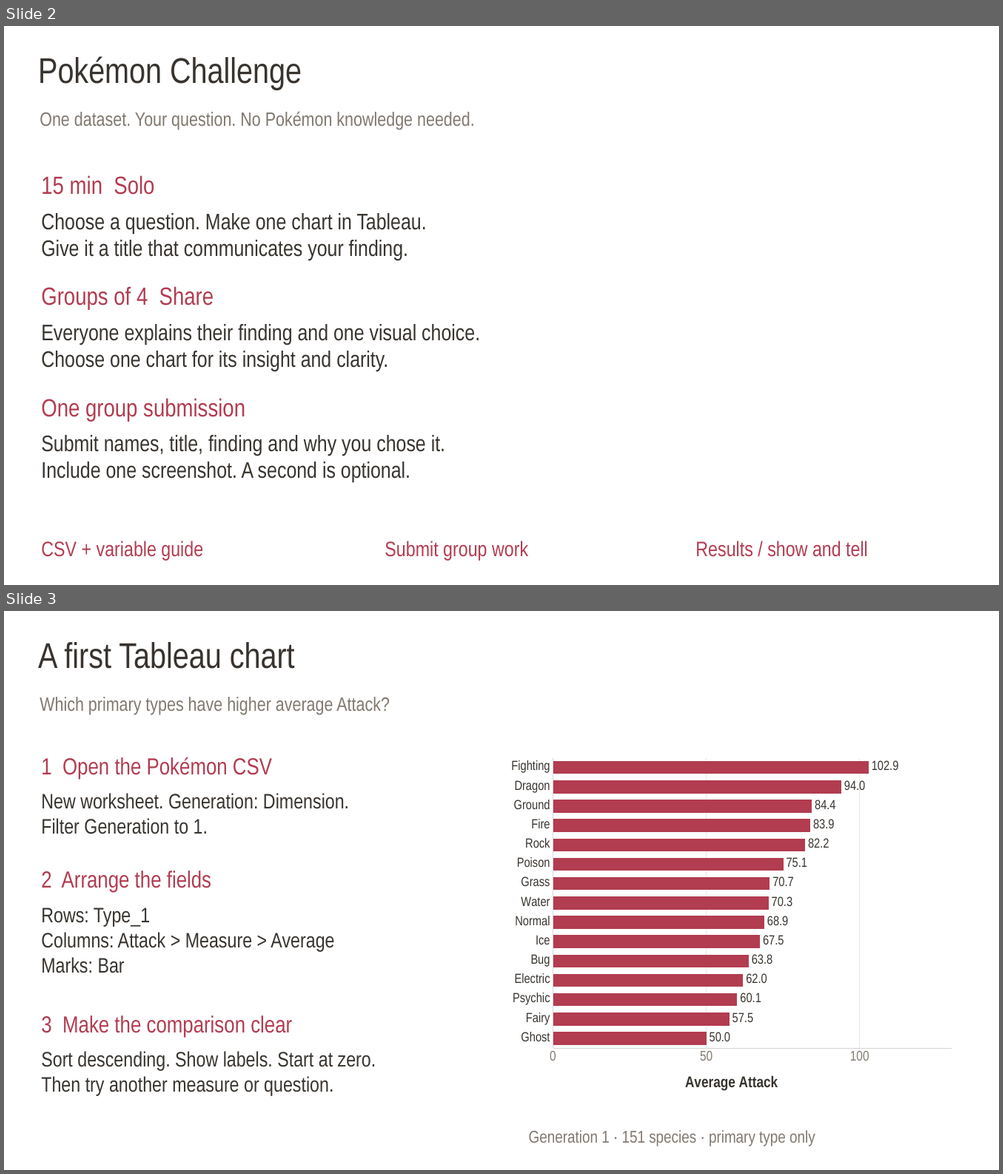
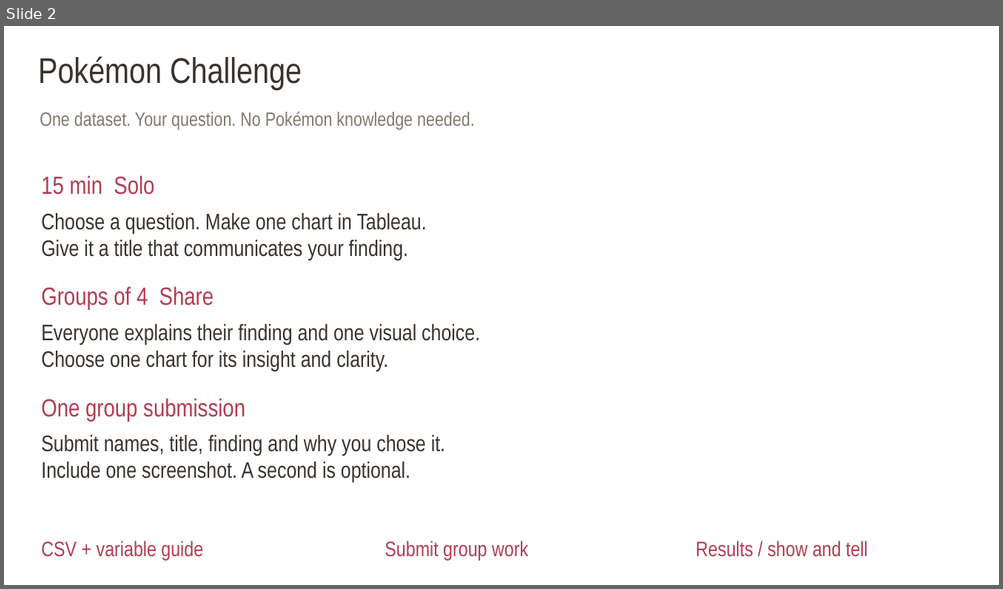
Before and after one commit to yohman/26-2-Dataviz, a slide deck: lectures/w04-pokemon-challenge.pptx. Shown one above the other, each under a label of ours: slides 2 and 3 before the commit, slide 2 after it. The pictures are 1003x1174 and 1003x589 pixels, drawn with LibreOffice and Linux fonts; fonts in the diff are those of the drawing. Boxes give left, top, right and bottom in pixels: in the first picture for what was removed or moved away, otherwise in the second. Text is boxed around its words. In the diff, an @@ line names an element or a change of style, - is before the commit and + after.

Commit message:
Use larger Pokemon artwork and teach image-labeled Tableau charts

```diff
--- a/lectures/w04-pokemon-challenge.pptx
+++ b/lectures/w04-pokemon-challenge.pptx
@@ slide 3 removed at <box>4,611,999,1170</box>, background #FFFFFF @@
@@ text removed at <box>38,642,295,669</box> @@
-A first Tableau chart
@@ text removed at <box>40,697,390,715</box> @@
-Which primary types have higher average Attack?
@@ text removed at <box>41,758,272,780</box> @@
-1 Open the Pokémon CSV
@@ bar chart removed at <box>503,752,962,1109</box> @@
-categories: Ghost, Fairy, Psychic, Electric, Bug, Ice, Normal, Water, Grass, Poison, Rock, Fire, Ground, Dragon, Fighting
-Series 1: 50, 57.5, 60.1, 62, 63.8, 67.5, 68.9, 70.3, 70.7, 75.1, 82.2, 83.9, 84.4, 94, 102.9
@@ text removed at <box>41,793,349,834</box> @@
-New worksheet. Generation: Dimension.
-Filter Generation to 1.
@@ text removed at <box>41,871,211,893</box> @@
-2 Arrange the fields
@@ text removed at <box>41,908,334,974</box> @@
-Rows: Type_1
-Columns: Attack > Measure > Average
-Marks: Bar
@@ text removed at <box>41,1016,292,1037</box> @@
-3 Make the comparison clear
@@ text removed at <box>41,1051,376,1096</box> @@
-Sort descending. Show labels. Start at zero.
-Then try another measure or question.
@@ text removed at <box>529,1130,815,1147</box> @@
-Generation 1 · 151 species · primary type only
```
Also in this commit, not shown: 1 slide added, 6 other files.
